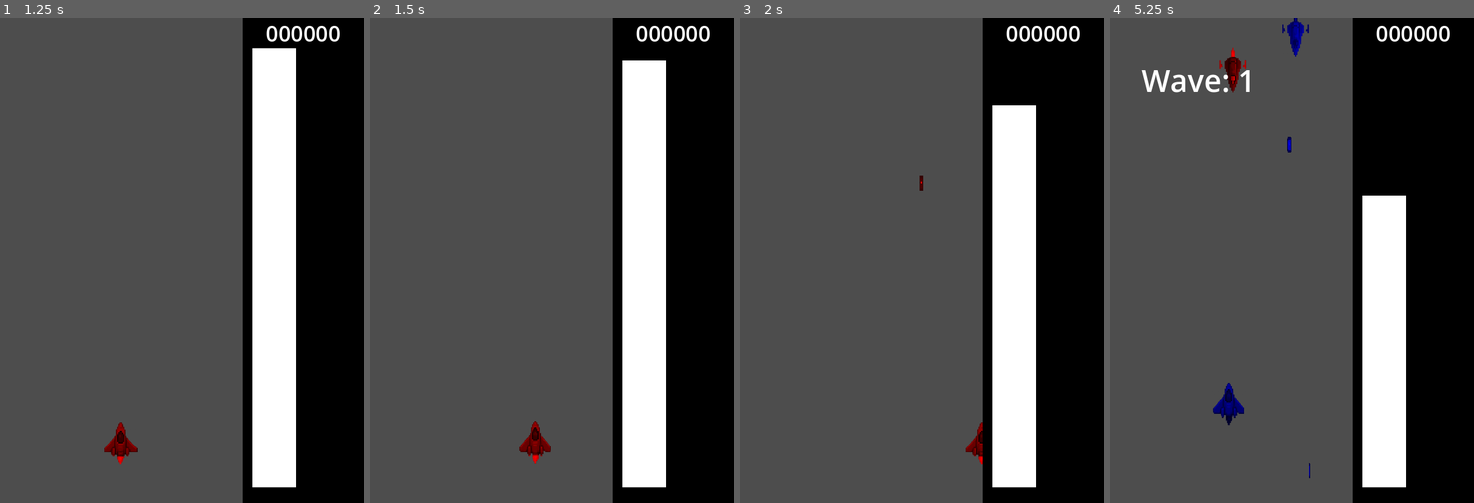
Above: before the commit, frames 1-4 (left to right).
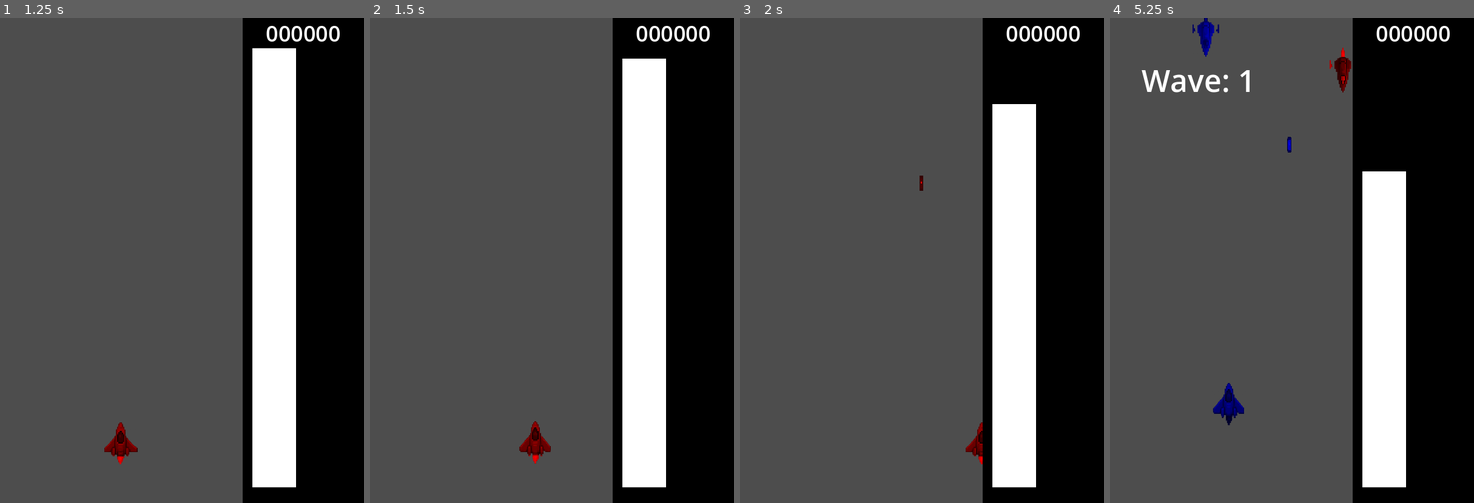
Above: after the commit, the same moments.

Repository: parkernalch/wave-jam
Game: Godot game, scene res://Scenes/Menus/menus.tscn
Two runs of this game, one before a commit and one after it. Both use one fixed random seed, a clock stepped at 60 frames per second and the inputs below. The engine's default icon, where the game draws it, is replaced by a stand-in: a white triangle on a blue panel in a dark square.
Inputs (mouse positions are in pixels of both pictures, inside the frame that each line leads up to):
- Up to frame 1 (1.25 s): click "Play Game" at 0.5 s
- Up to frame 2 (1.5 s): move the mouse to (632, 236) at 1.27 s; hold D (right) from 1.28 s (still down); hold Shift (boost) from 1.28 s (still down)
- Up to frame 3 (2 s): keep holding D (right); keep holding Shift (boost); right-click (1002, 236) at 1.55 s
- Up to frame 4 (5.25 s): move the mouse to (1219, 284) at 2.02 s; release D (right) at 2.03 s; release Shift (boost) at 2.03 s; hold S (down) 2.03-2.78 s; right-click (1219, 284) at 2.1 s; tap Shift (boost) at 2.3, 3.8, 5.1 s; tap Enter at 2.75 s; move the mouse to (1328, 153) at 2.77 s; hold D (right) 2.78-3.53 s; hold Shift (boost) 2.78-3.53 s; right-click (1328, 153) at 3.05 s; move the mouse to (1273, 357) at 3.52 s; hold W (up) 3.53-4.28 s; click (1273, 357) at 3.6 s; move the mouse to (1401, 333) at 4.27 s; hold Right mouse button (shoot) 4.28-5.03 s; hold A (left) from 4.28 s (still down); move the mouse to (1182, 187) at 5.02 s

Frame 1 is identical in both runs. In frame 2, less than 0.1% of the frame differs, in the area x 69-82%, y 8-9%; in frame 3, less than 0.1%; in frame 4, 1.6%, in the area x 22-82%, y 0-95%.

Commit message:
Balance Update For Powerup Spawn

Diff:
--- a/Entities/Bullet/Bullet.tscn
+++ b/Entities/Bullet/Bullet.tscn
@@ -28,7 +28,7 @@
 collision_layer = 2
 collision_mask = 4
 script = ExtResource("1_084bd")
-bullet_speed = 800
+bullet_speed = 1000
 
 [node name="AnimatedSprite2D" type="AnimatedSprite2D" parent="."]
 material = SubResource("ShaderMaterial_2bdyw")
--- a/Entities/Player/Player.gd
+++ b/Entities/Player/Player.gd
@@ -8,6 +8,7 @@
 @export var boost_multiplier = 2.0
 @export var shoot_cooldown = .5
 @export var damage = 1
+@export var max_speed = 600.0
 
 var max_amplitude = 100.0
 var amplitude = 100.0
@@ -82,7 +83,7 @@
 func shoot(angle=0) -> void:
 	var bullet = Bullet.instantiate()
 
-	if get_parent() && can_shoot && amplitude > 1:
+	if get_parent() && can_shoot:
 		get_parent().add_child(bullet)
 		bullet.global_position = bullet_spawn.global_position
 		bullet.shoot(bullet_speed, current_form, damage, all_waves, angle, bullet_piercing)
--- a/Entities/Player/States/Move.gd
+++ b/Entities/Player/States/Move.gd
@@ -35,7 +35,7 @@
 
 	player.velocity = dir * player.speed
 
-	if Input.is_action_pressed("boost") && player.amplitude > 1:
+	if Input.is_action_pressed("boost") && (player.amplitude - 20 * _delta) > 2:
 		player.velocity *= player.boost_multiplier
 		player.amplitude -= 20 * _delta
 		signal_bus.amplitude_changed.emit(player.amplitude)
--- a/Entities/Powerup/Powerup.gd
+++ b/Entities/Powerup/Powerup.gd
@@ -6,17 +6,28 @@
 	"SPEED",
 	"FIRE_RATE",
 	"DAMAGE",
-	"MAX_HEALTH",
+	# "MAX_HEALTH",
 	"ALL_WAVES",
 	"BULLET_SPREAD",
 	"BULLET_PIERCING"
 ]
 
 var powerup_type: String = ""
+var available_wave_forms
+var player: Player
 
 func _ready() -> void:
+	player = get_tree().get_current_scene().get_node("Player")
 	randomize()
-	powerup_type = POWER_UP_TYPES[randi() % POWER_UP_TYPES.size()]
+
+	if player.amplitude <= 30:
+		available_wave_forms = ["MAX_HEALTH"]
+	elif player.speed >= player.max_speed:
+		available_wave_forms = POWER_UP_TYPES.slice(1, POWER_UP_TYPES.size())
+	else:
+		available_wave_forms = POWER_UP_TYPES
+
+	powerup_type = available_wave_forms[randi() % available_wave_forms.size()]
 	var powerup_image_path = "Assets/Powerups/%s.png" % powerup_type
 	$Sprite2D.texture = load(powerup_image_path)
 	$Sprite2D.scale = Vector2(0.1, 0.1)
--- a/Scenes/Game/game.tscn
+++ b/Scenes/Game/game.tscn
@@ -80,6 +80,7 @@
 offset_right = 952.0
 offset_bottom = 1084.0
 scale = Vector2(1.2400012, 1)
+step = 0.05
 
 [node name="WaveCounter" type="Label" parent="UICanvas/UI"]
 layout_mode = 0
@@ -177,8 +178,8 @@
 [node name="EnemySpawner" parent="." instance=ExtResource("3_qikps")]
 script = ExtResource("4_i1e5p")
 wave_duration = 10.0
-spawn_min_x = 100
-spawn_max_x = 300
+spawn_min_x = 30
+spawn_max_x = 350
 
 [node name="ExplosionPlayer" type="AudioStreamPlayer2D" parent="."]
 stream = ExtResource("6_flgk0")
